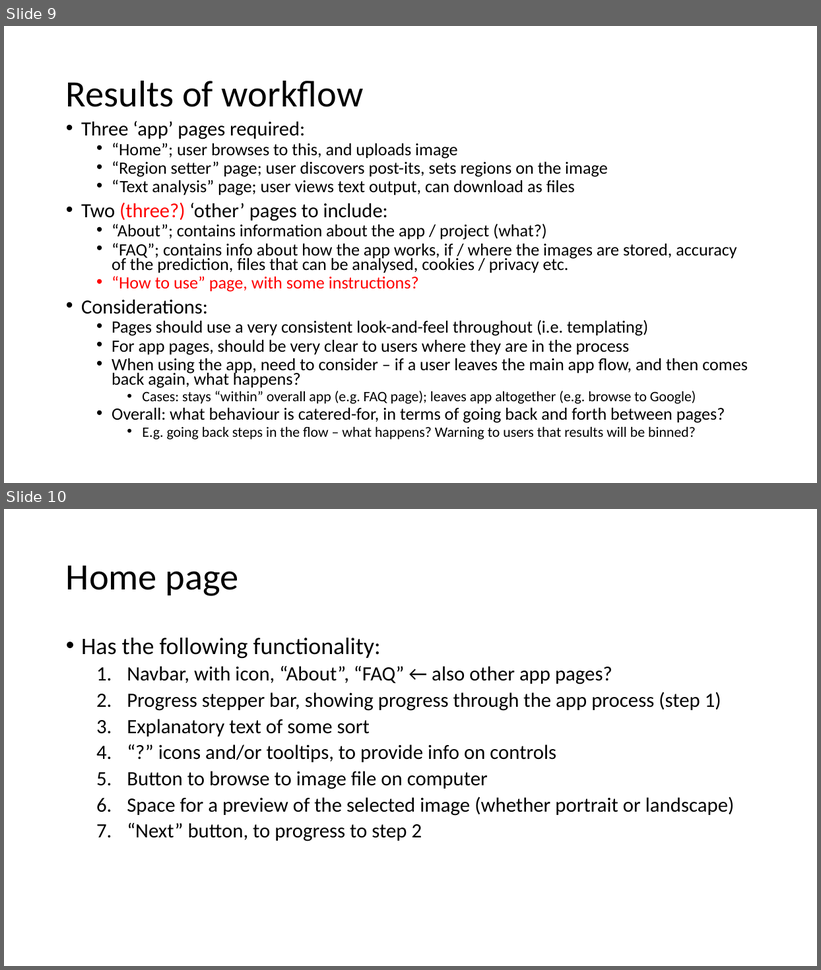
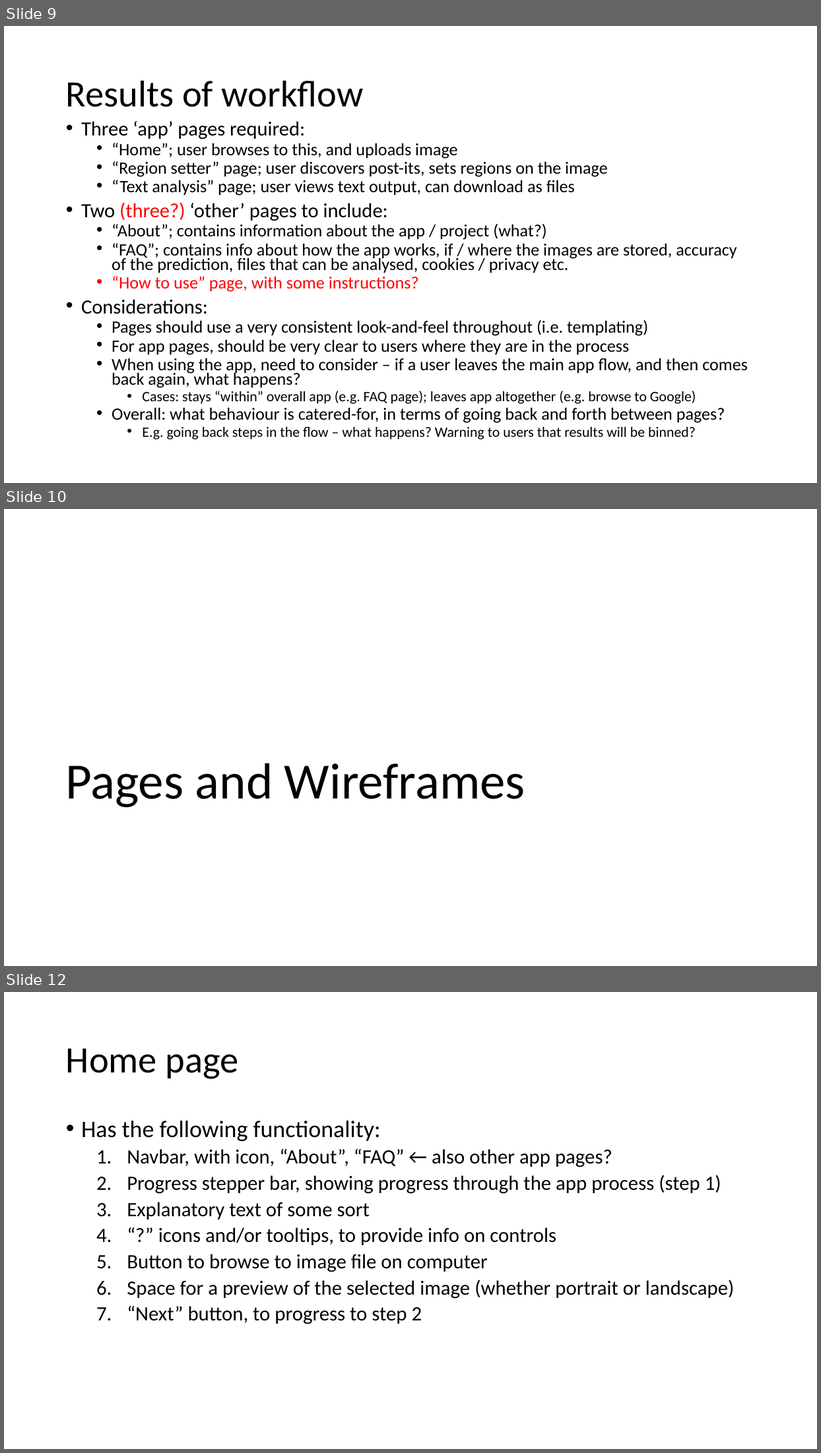
Before and after one commit to al-vincent/DesignThinkingToolset, a slide deck: documents/Design.pptx. Shown one above the other, each under a label of ours: slides 9 and 10 before the commit, slides 9, 10 and 12 after it; the slides between them are not shown. The pictures are 821x970 and 821x1453 pixels, drawn with LibreOffice and Linux fonts; fonts in the diff are those of the drawing. Boxes give left, top, right and bottom in pixels: in the first picture for what was removed or moved away, otherwise in the second. Text is boxed around its words. In the diff, an @@ line names an element or a change of style, - is before the commit and + after.

```diff
--- a/documents/Design.pptx
+++ b/documents/Design.pptx
@@ slide 10 added at bbox=[4, 509, 817, 966], background #FFFFFF @@
@@ title added at bbox=[65, 763, 525, 808], 60 pt, text #000000 @@
+Pages and Wireframes
@@ what was slide 10 is now slide 12 @@
```
Also in this commit, not shown: 5 slides changed, 4 other slides added, 5 other files.
